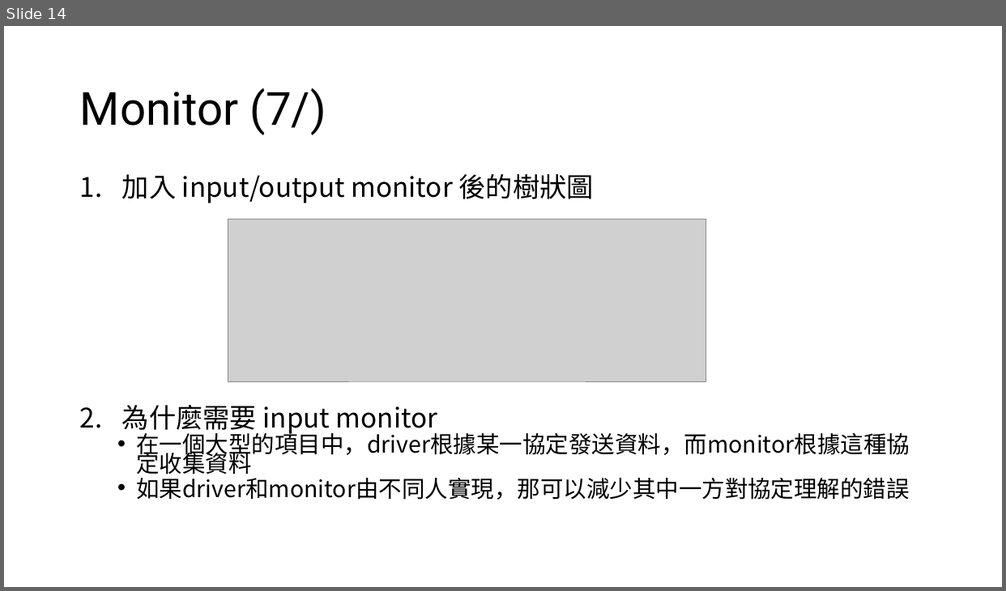
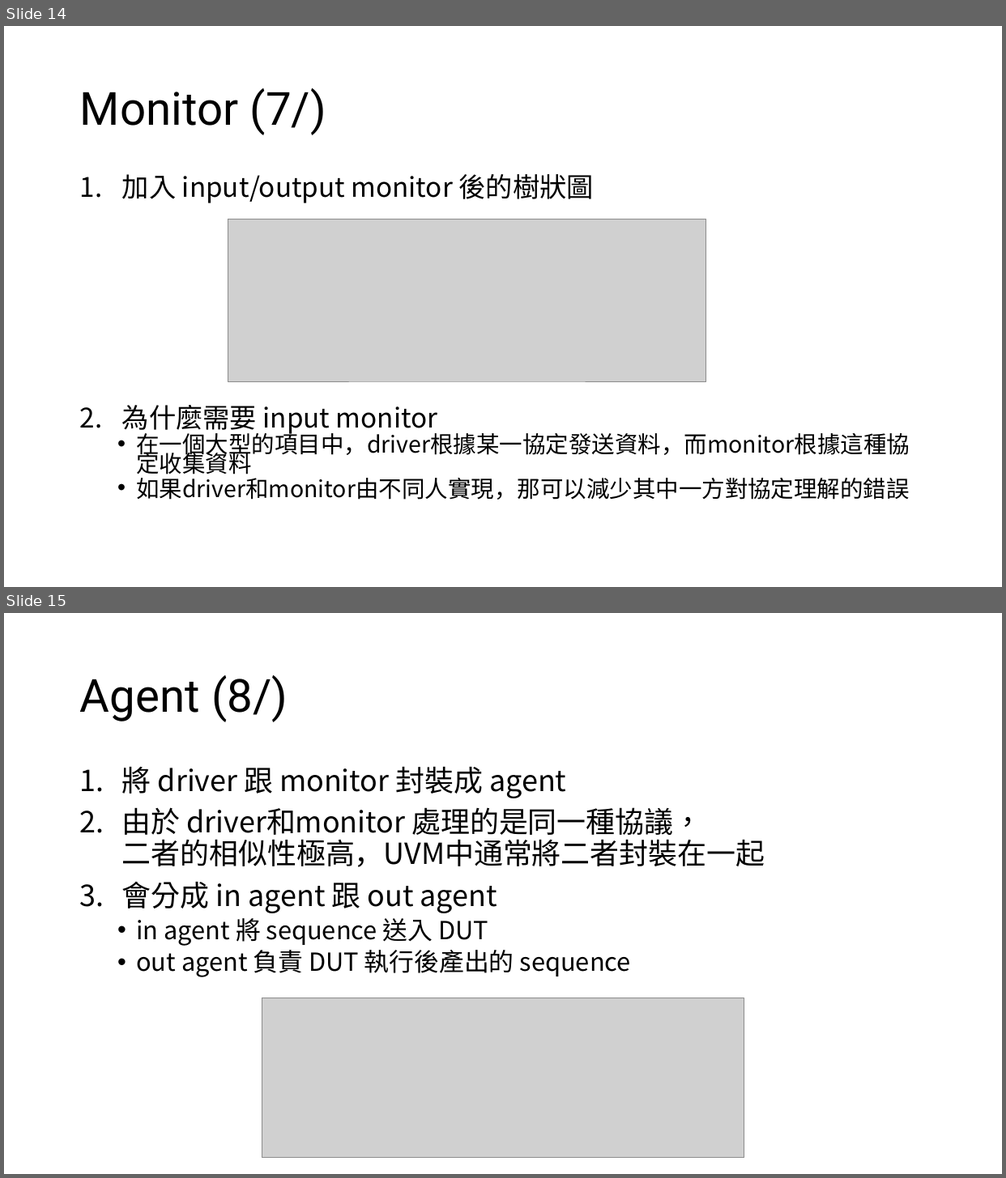
Before and after one commit to s9001055/DV_learning, a slide deck: UVM/UVM.pptx. Shown one above the other, each under a label of ours: slide 14 before the commit, slides 14 and 15 after it. The pictures are 1006x591 and 1006x1178 pixels, drawn with LibreOffice and Linux fonts; fonts in the diff are those of the drawing; grey boxes stand for pictures. Boxes give left, top, right and bottom in pixels: in the first picture for what was removed or moved away, otherwise in the second. Text is boxed around its words. In the diff, an @@ line names an element or a change of style, - is before the commit and + after.

```diff
--- a/UVM/UVM.pptx
+++ b/UVM/UVM.pptx
@@ slide 15 added at <box>4,613,1002,1174</box>, background #FFFFFF @@
@@ title added at <box>80,675,288,722</box>, 44 pt, text #000000 @@
+Agent (8/)
@@ text added at <box>122,766,765,977</box>, 28 pt, text #000000 @@
+1. 將 driver 跟 monitor 封裝成 agent
+2. 由於 driver和monitor 處理的是同一種協議，
+   二者的相似性極高，UVM中通常將二者封裝在一起
+3. 會分成 in agent 跟 out agent
+  • in agent 將 sequence 送入 DUT
+  • out agent 負責 DUT 執行後產出的 sequence
@@ picture added at <box>262,999,744,1158</box> @@
```
Also in this commit, not shown: 4 other slides added, 1 slide removed.
